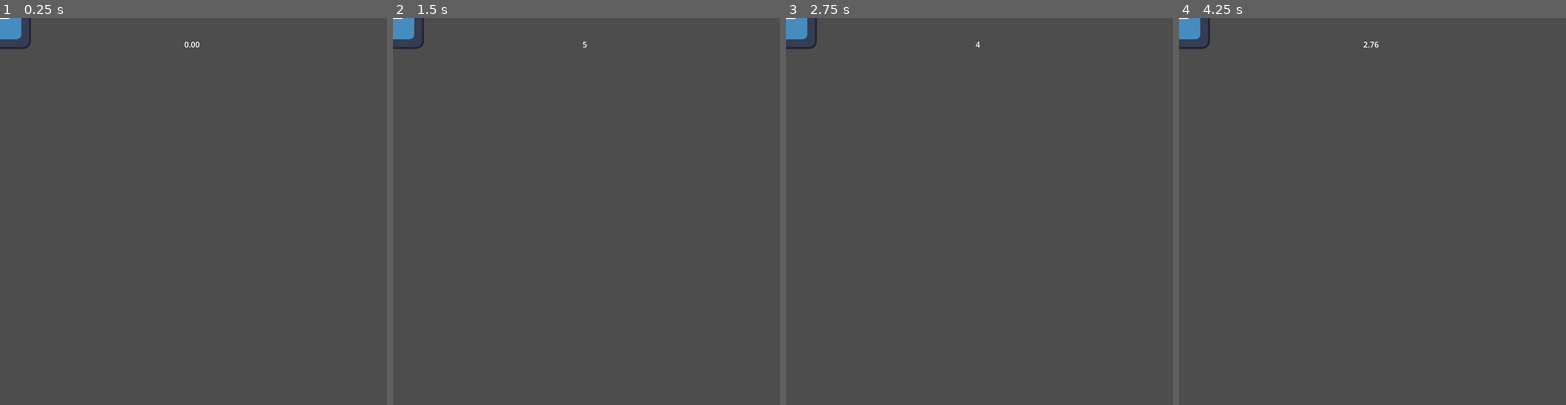
Above: before the commit, frames 1-4 (left to right).
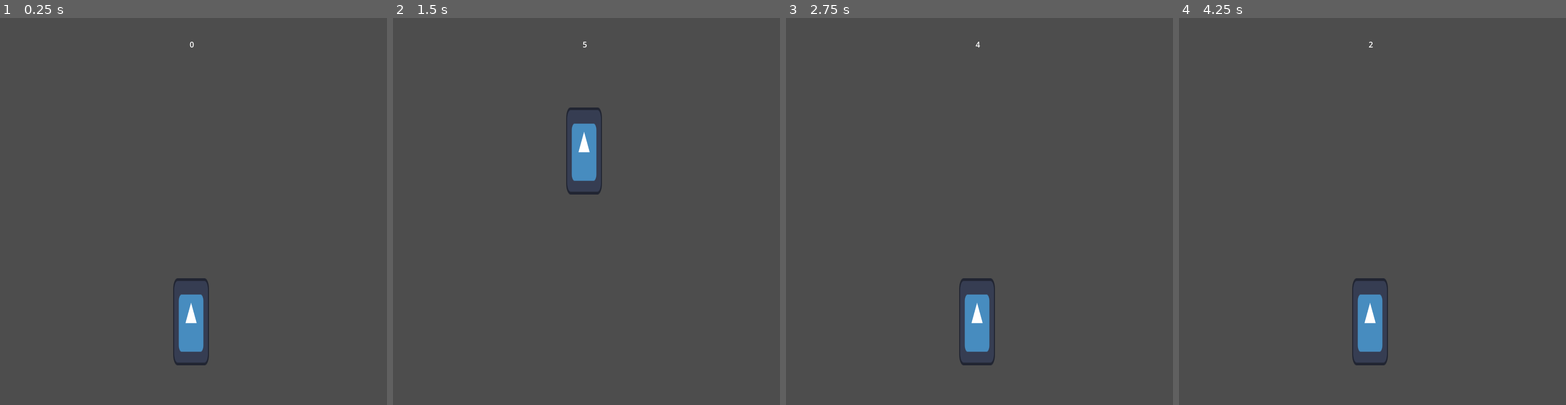
Above: after the commit, the same moments.

Repository: Thomas-Casadevall/GMTK2026
Game: Godot game, scene res://main_screen.tscn
The game is run twice, just before and just after one commit, with the same random seed, the same clock (stepped at 60 frames per second) and the same inputs. The engine's default icon, where the game draws it, is replaced by a stand-in: a white triangle on a blue panel in a dark square.
Inputs:
- Up to frame 1 (0.25 s): no input
- Up to frame 2 (1.5 s): tap Enter at 0.5 s; tap Space at 0.6, 0.77, 1.07, 1.35 s
- Up to frame 3 (2.75 s): tap Space at 1.52, 1.82, 2.1 s
- Up to frame 4 (4.25 s): tap Space at 2.75, 2.85, 3.02, 3.32, 3.6, 3.77, 4.07 s; tap Enter at 3.5 s

The runs differ from the first frame. In frame 1, 1.7% of the frame differs, in the area x 0-54%, y 0-90%; in frame 2, 1.6%; in frame 3, 1.6%; in frame 4, 1.6%.

Commit message:
rocket launch

Diff:
--- a/main_screen.gd
+++ b/main_screen.gd
@@ -36,6 +36,5 @@
 				scene.space_key_pressed()
 
 
-
 func on_rocket_launch():
 	print("Main receveive : rocket launched")
--- a/space_screen.gd
+++ b/space_screen.gd
@@ -17,8 +17,7 @@
 # Called every frame. 'delta' is the elapsed time since the previous frame.
 func _process(_delta: float) -> void:
 	var time = $COUNTDOWN.time_left
-	var decimals = 2 if time <= 4 else 0
-	$Countdown_container/Countdown_label.text = str(time).pad_decimals(decimals)
+	$Countdown_container/Countdown_label.text = str(time).pad_decimals(0)
 
 
 func sync() -> void:
@@ -34,6 +33,7 @@
 		$Countdown_container/Countdown_label.text = "Launched !"
 		is_launched = true
 		GlobalSignalHandler.emit_signal("rocket_launched")
+		$ground_pos/Sprite_fusee.launch()
 
 
 func _on_countdown_timeout() -> void:
--- a/space_screen.tscn
+++ b/space_screen.tscn
@@ -2,12 +2,19 @@
 
 [ext_resource type="Script" uid="uid://0trexfng4sdw" path="res://space_screen.gd" id="1_wkyds"]
 [ext_resource type="Texture2D" uid="uid://c62cs0p6r37b0" path="res://entities/assets/icon.svg" id="2_7tajh"]
+[ext_resource type="Script" uid="uid://dh11cjl7ft7l2" path="res://sprite_fusee.gd" id="3_7tajh"]
 
 [node name="space_screen" type="Node2D" unique_id=1275064]
 script = ExtResource("1_wkyds")
 
-[node name="Sprite_fusee" type="Sprite2D" parent="." unique_id=1442090677]
+[node name="ground_pos" type="Marker2D" parent="." unique_id=924667353]
+position = Vector2(395, 628)
+
+[node name="Sprite_fusee" type="Sprite2D" parent="ground_pos" unique_id=1442090677]
+position = Vector2(2, -1)
+scale = Vector2(0.57872903, 1.4068652)
 texture = ExtResource("2_7tajh")
+script = ExtResource("3_7tajh")
 
 [node name="Countdown_container" type="HBoxContainer" parent="." unique_id=1108685891]
 offset_right = 794.0
--- /dev/null
+++ b/sprite_fusee.gd
@@ -0,0 +1,19 @@
+extends Sprite2D
+
+const SPEED := 400
+
+func _ready() -> void:
+	reset()
+
+func _process(delta: float) -> void:
+	position.y -= SPEED * delta
+	if global_position.y <= -120:
+		set_process(false)
+		position = Vector2.ZERO
+
+func launch() -> void:
+	set_process(true)
+
+func reset() -> void:
+	set_process(false)
+	position = Vector2.ZERO
Not shown, added: sprite_fusee.gd.uid
